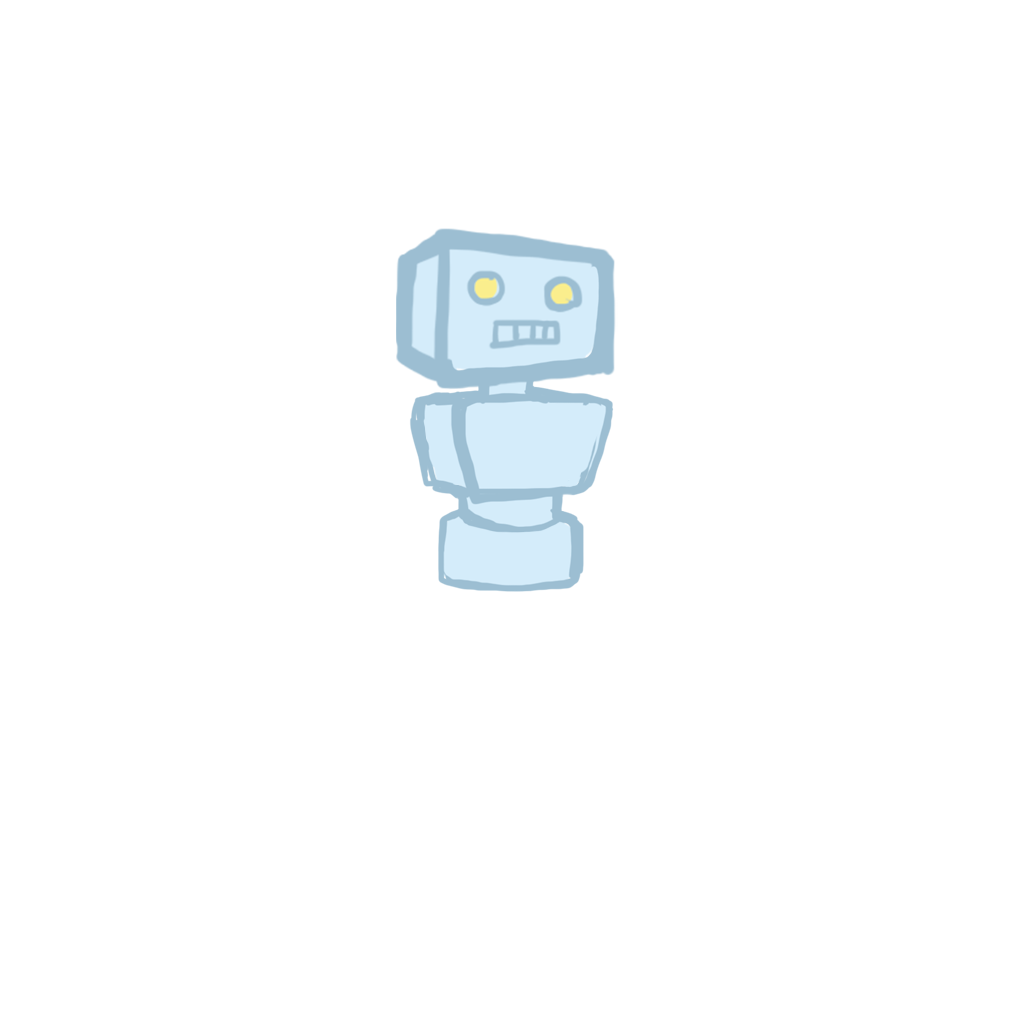
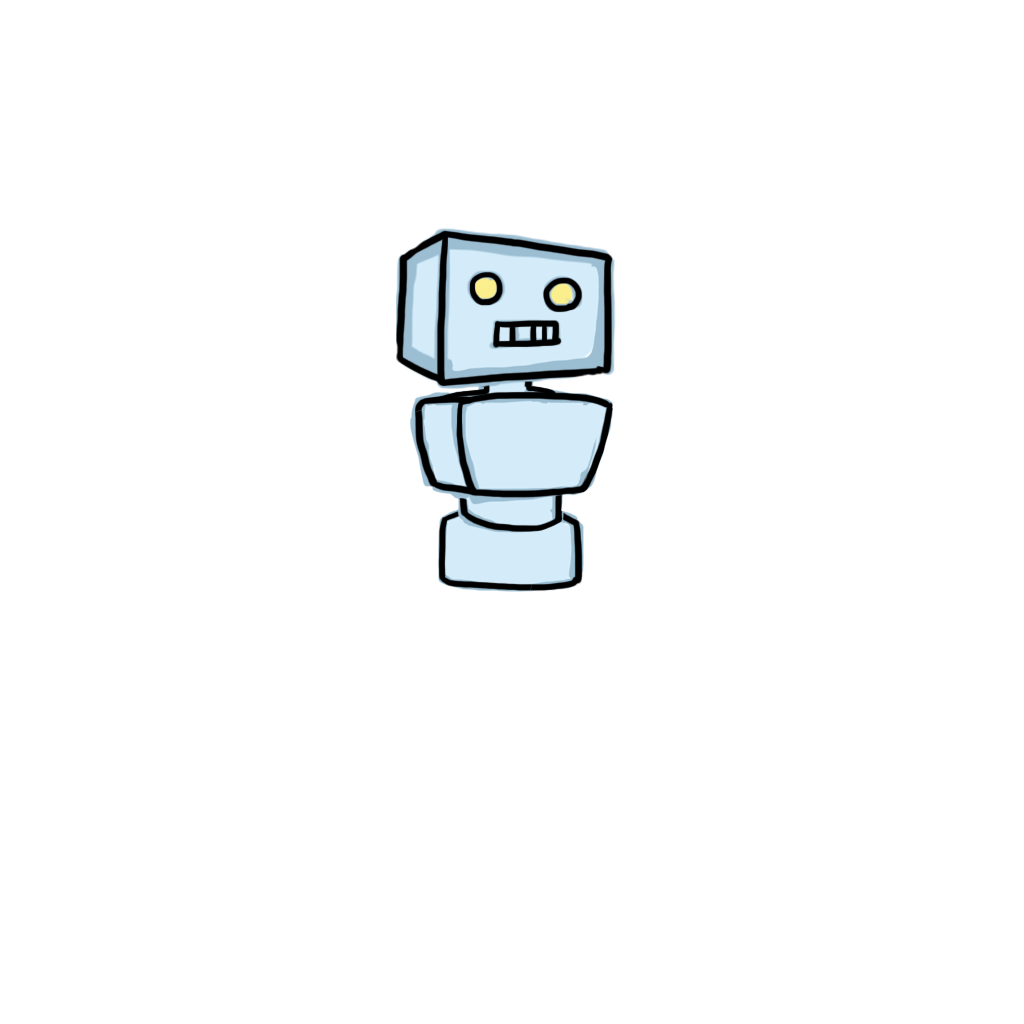
Revision of a layered 1024 x 1024 image; what changed, layer by layer:
painted on "atama_karada05" over [396,230,613,387]
painted on "atama_karada03" over [414,381,613,499]
painted on "atama_karada02" over [458,484,565,533]
painted on "atama_karada04" over [479,371,535,403]
painted on "atama_karada01" over [437,502,584,592]
